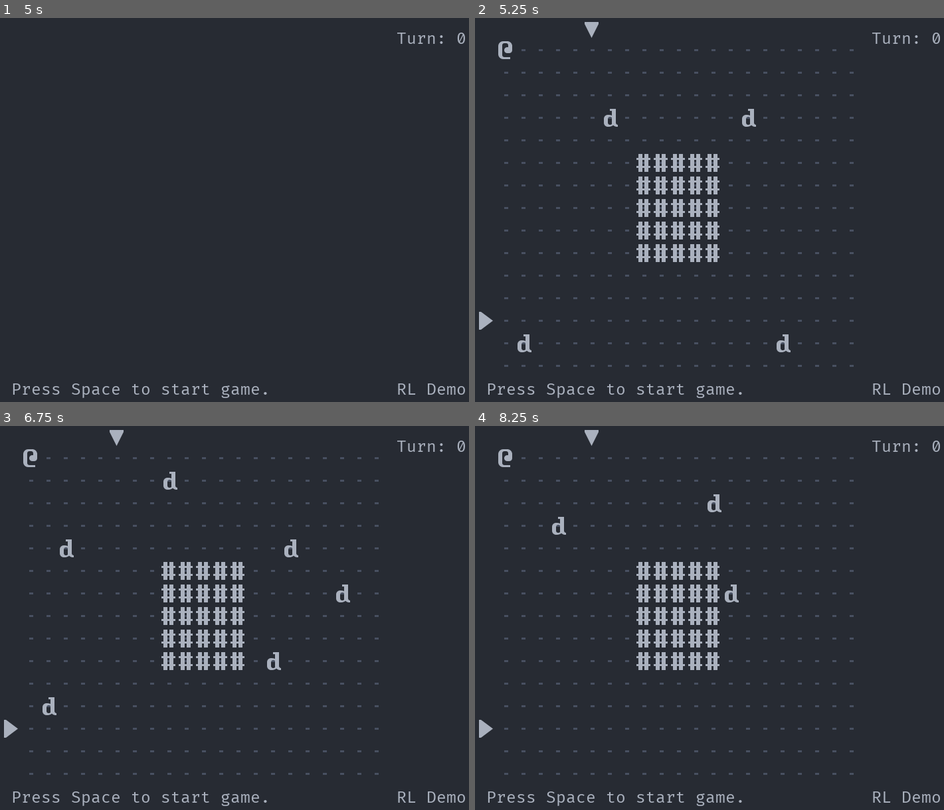
Above: before the commit, frames 1-4 (two rows, left to right).
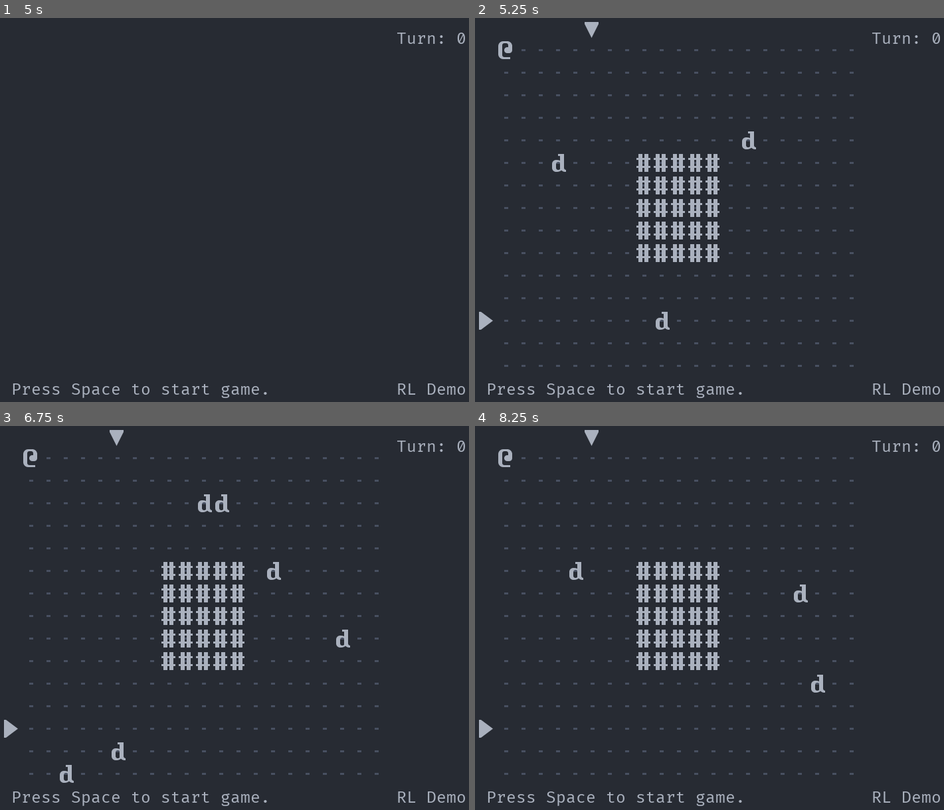
Above: after the commit, the same moments.

Repository: Bozar/OneMoreLevel
Game: Godot game, scene res://scene/main/MainScene.tscn
The game is run twice, just before and just after one commit, with the same random seed, the same clock (stepped at 60 frames per second) and the same inputs.
Inputs:
- Up to frame 1 (5 s): tap Space (init_world) at 0.5, 0.6, 1.25, 1.35, 2, 2.1, 2.75, 2.85, 3.5, 3.6, 4.25, 4.35 s; hold Right (move_right) 0.53-1.28 s; hold Down (move_down) 1.28-2.03 s; hold Right (move_right) 2.03-2.78 s; hold Up (move_up) 2.78-3.53 s; hold Left (move_left) from 3.53 s (still down)
- Up to frame 2 (5.25 s): release Left (move_left) at 5.03 s; hold Down (move_down) from 5.03 s (still down); tap Space (init_world) at 5.1 s
- Up to frame 3 (6.75 s): release Down (move_down) at 5.78 s; hold Right (move_right) 5.78-6.53 s; tap Space (init_world) at 5.85, 6.6 s; hold Up (move_up) from 6.53 s (still down)
- Up to frame 4 (8.25 s): release Up (move_up) at 7.28 s; hold Right (move_right) 7.28-8.03 s; tap Space (init_world) at 7.35, 8.1 s; hold Down (move_down) from 8.03 s (still down)

Frame 1 is identical in both runs. In frame 2, 0.5% of the frame differs, in the area x 9-68%, y 23-88%; in frame 3, 0.9%, in the area x 9-75%, y 11-93%; in frame 4, 0.5%.

Commit message:
Add node: RandomNumber.

Diff:
--- a/scene/main/InitWorld.gd
+++ b/scene/main/InitWorld.gd
@@ -10,20 +10,15 @@
 const ArrowX := preload("res://sprite/ArrowX.tscn")
 const ArrowY := preload("res://sprite/ArrowY.tscn")
 const DungeonBoard := preload("res://scene/main/DungeonBoard.gd")
+const RandomNumber := preload("res://scene/main/RandomNumber.gd")
 
 var _ref_DungeonBoard: DungeonBoard
+var _ref_RandomNumber: RandomNumber
 
 var _new_ConvertCoord := preload("res://library/ConvertCoord.gd").new()
 var _new_DungeonSize := preload("res://library/DungeonSize.gd").new()
 var _new_GroupName := preload("res://library/GroupName.gd").new()
 var _new_InputName := preload("res://library/InputName.gd").new()
-
-var _rng := RandomNumberGenerator.new()
-
-
-func _ready() -> void:
-	# _rng.seed = 123
-	_rng.randomize()
 
 
 func _unhandled_input(event: InputEvent) -> void:
@@ -38,13 +33,13 @@
 
 
 func _init_dwarf() -> void:
-	var dwarf: int = _rng.randi_range(3, 6)
+	var dwarf: int = _ref_RandomNumber.get_int(3, 6)
 	var x: int
 	var y: int
 
 	while dwarf > 0:
-		x = _rng.randi_range(1, _new_DungeonSize.MAX_X - 1)
-		y = _rng.randi_range(1, _new_DungeonSize.MAX_Y - 1)
+		x = _ref_RandomNumber.get_int(1, _new_DungeonSize.MAX_X - 1)
+		y = _ref_RandomNumber.get_int(1, _new_DungeonSize.MAX_Y - 1)
 
 		if _ref_DungeonBoard.has_sprite(_new_GroupName.WALL, x, y) \
 				or _ref_DungeonBoard.has_sprite(_new_GroupName.DWARF, x, y):
--- a/scene/main/MainScene.gd
+++ b/scene/main/MainScene.gd
@@ -8,6 +8,7 @@
 const SCHEDULE: String = "Schedule"
 const DUNGEON: String = "DungeonBoard"
 const REMOVE: String = "RemoveObject"
+const RANDOM: String = "RandomNumber"
 const SIDEBAR: String = "MainGUI/MainHBox/SidebarVBox"
 const MODELINE: String = "MainGUI/MainHBox/Modeline"
 
@@ -65,6 +66,11 @@
 		REMOVE,
 		PC_ATTACK,
 	],
+	[
+		"_ref_RandomNumber",
+		RANDOM,
+		INIT_WORLD,
+	],
 ]
 
 
--- a/scene/main/MainScene.tscn
+++ b/scene/main/MainScene.tscn
@@ -10,6 +10,7 @@
 [ext_resource path="res://scene/main/PCAttack.gd" type="Script" id=8]
 [ext_resource path="res://scene/main/RemoveObject.gd" type="Script" id=9]
 [ext_resource path="res://scene/main/ReloadGame.gd" type="Script" id=10]
+[ext_resource path="res://scene/main/RandomNumber.gd" type="Script" id=11]
 
 [node name="MainScene" type="Node2D"]
 script = ExtResource( 4 )
@@ -43,3 +44,6 @@
 
 [node name="RemoveObject" type="Node2D" parent="."]
 script = ExtResource( 9 )
+
+[node name="RandomNumber" type="Node2D" parent="."]
+script = ExtResource( 11 )
--- /dev/null
+++ b/scene/main/RandomNumber.gd
@@ -0,0 +1,13 @@
+extends Node2D
+
+
+var _rng := RandomNumberGenerator.new()
+
+
+func _ready() -> void:
+	# _rng.seed = 123
+	_rng.randomize()
+
+
+func get_int(min_int: int, max_int: int) -> int:
+	return _rng.randi_range(min_int, max_int)
Not shown: 1 places in scene/main/MainScene.tscn that only renumber resources
